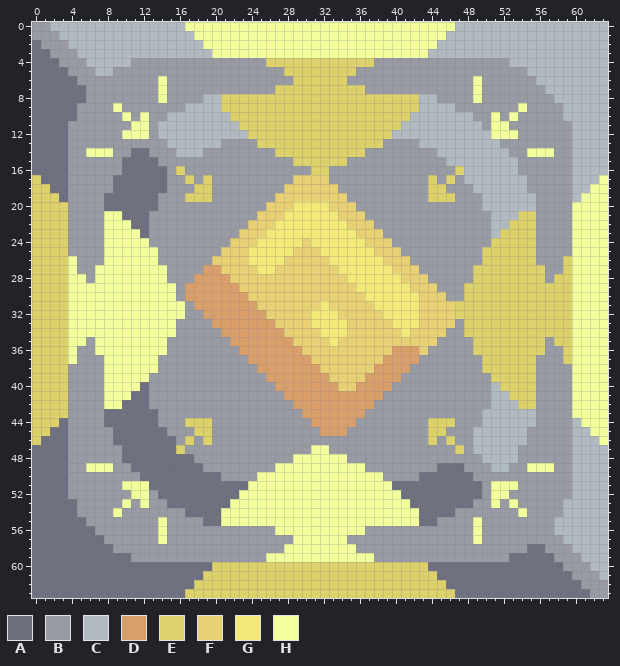
Pixel-art sprite -- sprites/blocks/effect/trading-stations/surge-trading-station.png. Above: the version before the commit.
The file is 64x64 pixels.
Palette (. is transparent): A #6e7080  B #989aa4  C #b0bac0  D #d99f6b  E #dcd16b  F #e8d174  G #f3e979  H #f2ff9c
Once edited:
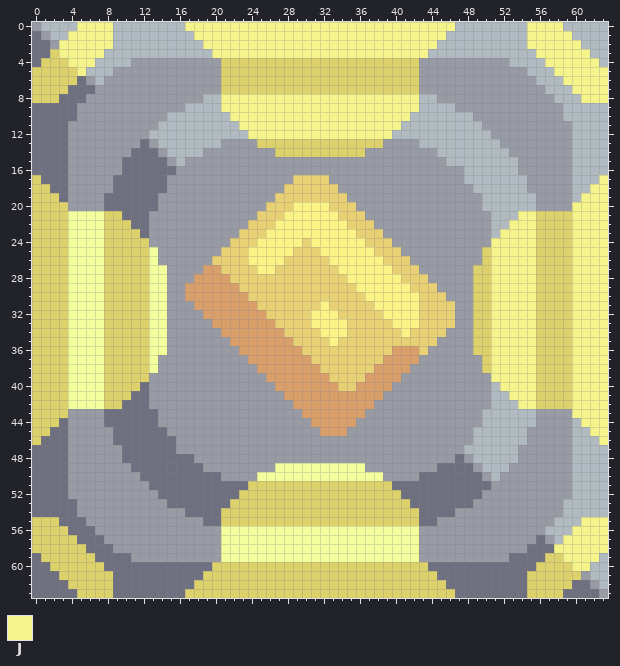
Colours new in this view: J #f5f48b
The edit:
colour G: #f3e979 -> #fcf387
Changed rows in their new state; - is a pixel that keeps its letter.
first column x 0:
 0 -C---JJJJ--------JJJJJJJJJJJJJJJJJJJJJJJJJJJJJJ--------JJJJ-----
 1 A-C-JJJJJ---------JJJJJJJJJJJJJJJJJJJJJJJJJJJJ---------JJJJJ----
 2 -A-JJJJJJ----------JJJJJJJJJJJJJJJJJJJJJJJJJJ----------JJJJJJ---
 3 --EJJJJJ------------JJJJJJJJJJJJJJJJJJJJJJJJ------------JJJJJJ--
 4 -EEEJJJ--------------EEEEE------------EEEEE--------------JJJJJJ-
 5 EEEEEJC--------------EEEEEEE--------EEEEEEE---------------JJJJJJ
 6 EEEEEA-C------B------EEEEEEEE------EEEEEEEE------B---------JJJJJ
 7 EEEE--A-------B------EEEEEE----------EEEEEE------B----------JJJJ
 8 EEE-----------B------JJJJJJJJJJJJJJJJJJJJJJ------B-----------JJJ
 9 ---------B-----------JJJJJJJJJJJJJJJJJJJJJJ-----------B---------
10 ----------B-B---------JJJJJJJJJJJJJJJJJJJJ---------B-B----------
11 -----------BB----------JJJJJJJJJJJJJJJJJJ----------BB-----------
12 ----------BBBC----------JJJJJJJJJJJJJJJJ-----------BBB----------
13 ------------A-C-------------------------------------------------
14 ------BBB----A-C---------------------------------------BBB------
15 --------------A-C------------BBBBBB-----------------------------
16 ---------------AB--------------BB--------------B----------------
17 -----------------B-B------------------------B-B----------------J
18 ------------------BB------------------------BB----------------JJ
19 -----------------BBB------------------------BBB--------------JJJ
20 ------------------------------------------------------------JJJJ
21 ----HHHHEE--------------------------------------------JJEEEEJJJJ
22 ----HHHHEEE------------------------------------------JJJEEEEJJJJ
23 ----HHHHEEEE----------------------------------------JJJJEEEEJJJJ
24 ----HHHHEEEEE--------------------------------------JJJJJEEEEJJJJ
25 ----HHHHEEEEE--------------------------------------JJJJJEEEEJJJJ
26 -----HHHEEEEE--------------------------------------JJJJJEEE-JJJJ
27 -----HH-EEEEE--------------------------------------JJJJJ-EE-JJJJ
28 ------H-EEEEE--------------------------------------JJJJJ-E--JJJJ
29 --------EEEEE--B--------------------------------B--JJJJJ----JJJJ
30 --------EEEEE--B--------------------------------B--JJJJJ----JJJJ
31 --------EEEEE--BB------------------------------BB--JJJJJ----JJJJ
32 --------EEEEE--BB------------------------------BB--JJJJJ----JJJJ
33 --------EEEEE--B--------------------------------B--JJJJJ----JJJJ
34 --------EEEEE--B--------------------------------B--JJJJJ----JJJJ
35 ------H-EEEEE--------------------------------------JJJJJ-E--JJJJ
36 -----HH-EEEEE--------------------------------------JJJJJ-EE-JJJJ
37 -----HHHEEEEE--------------------------------------JJJJJEEE-JJJJ
38 ----HHHHEEEEE--------------------------------------JJJJJEEEEJJJJ
39 ----HHHHEEEEE--------------------------------------JJJJJEEEEJJJJ
40 ----HHHHEEEE----------------------------------------JJJJEEEEJJJJ
41 ----HHHHEEE------------------------------------------JJJEEEEJJJJ
42 ----HHHHEE--------------------------------------------JJEEEEJJJJ
43 ------------------------------------------------------------JJJJ
44 -----------------BBB------------------------BBB--------------JJJ
45 ------------------BB------------------------BB----------------JJ
46 -----------------B-B------------------------B-B----------------J
47 ----------------B--------------BB--------------BC---------------
48 -----------------------------BBBBBB------------A-C--------------
49 ------BBB---------------------------------------A-C----BBB------
50 -------------------------------------------------A-C------------
51 ----------BBB-----------EEEEEEEEEEEEEEEE----------ABBB----------
52 -----------BB----------EEEEEEEEEEEEEEEEEE----------BB-----------
53 ----------B-B---------EEEEEEEEEEEEEEEEEEEE---------B-B----------
54 ---------B-----------EEEEEEEEEEEEEEEEEEEEEE-----------B---------
55 EEE-----------B------EEEEEEEEEEEEEEEEEEEEEE------B-----------JJJ
56 EEEE----------B------HHHHHH----------HHHHHH------B-------C--JJJJ
57 EEEEE---------B------HHHHHHHH------HHHHHHHH------B------A-CJJJJJ
58 EEEEEE---------------HHHHHHH--------HHHHHHH--------------AJJJJJJ
59 -EEEEEE--------------HHHHH------------HHHHH--------------EEJJJJ-
60 --EEEEEE------------------------------------------------EEEEJJ--
61 ---EEEEEE----------------------------------------------EEEEEE-C-
62 ----EEEEE----------------------------------------------EEEEE-A-C
63 -----EEEE----------------------------------------------EEEE---A-
Changed places in both pictures, as pixel boxes (x1, y1, x2, y2):
changed: (32, 22, 608, 598)
